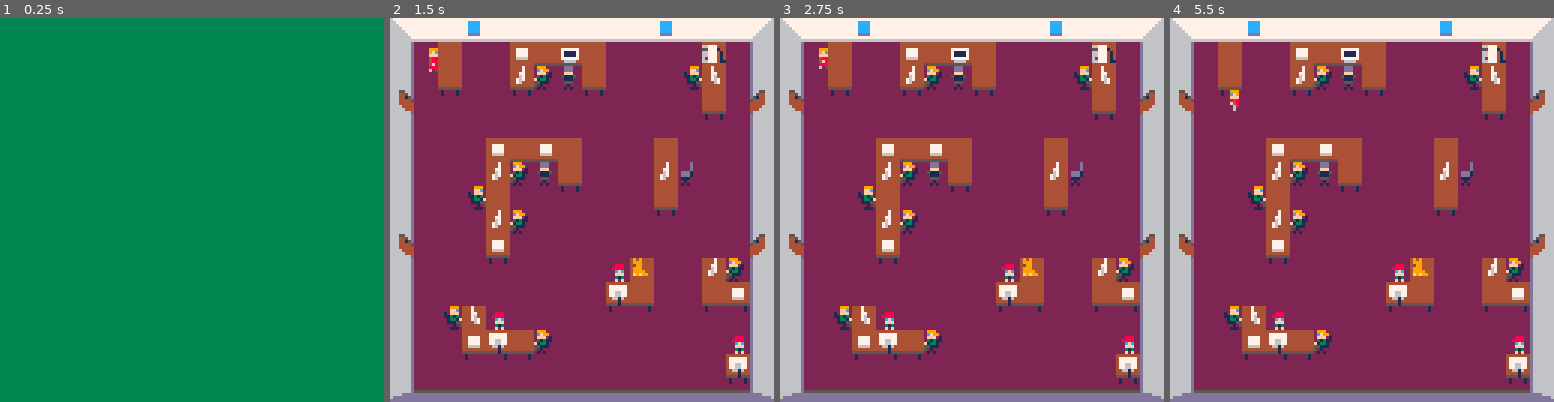
Above: before the commit, frames 1-4 (left to right).
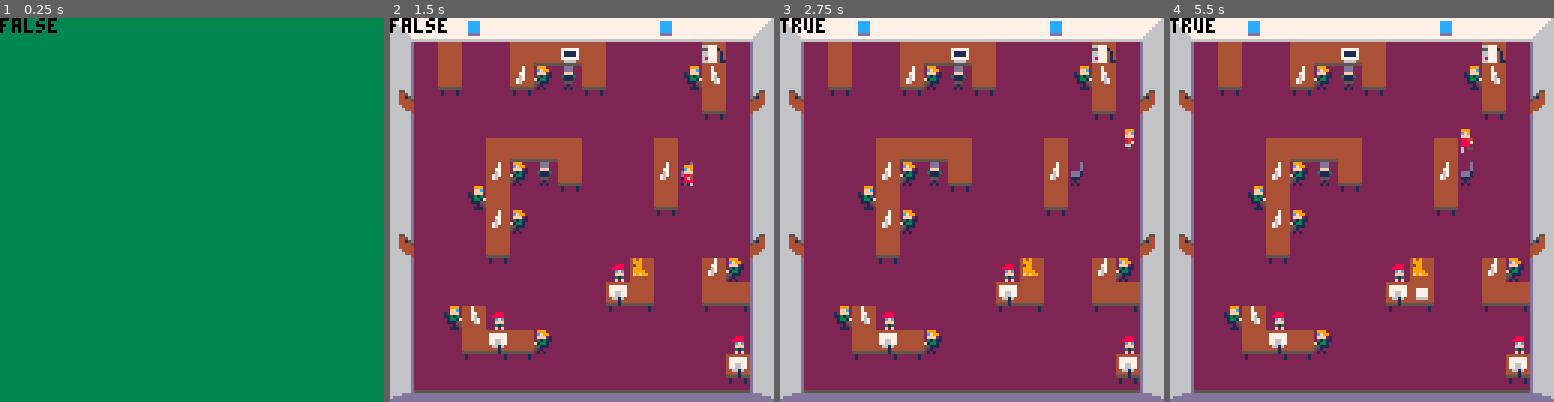
Above: after the commit, the same moments.

Repository: Speedphoenix/Summon-the-Intern
Game: PICO-8 cartridge summonTheIntern.p8
Two runs of this game, one before a commit and one after it. Both use one fixed random seed, a clock stepped at 60 frames per second and the inputs below.
Inputs:
- Up to frame 1 (0.25 s): no input
- Up to frame 2 (1.5 s): tap X (X key) at 0.33, 1.07 s; tap O (Z key) at 0.7 s
- Up to frame 3 (2.75 s): hold Right 1.6-2.1 s; tap O (Z key) at 1.7, 2.1, 2.5 s; tap X (X key) at 1.85 s; hold Up 2.15-2.42 s; hold Right from 2.47 s (still down)
- Up to frame 4 (5.5 s): tap O (Z key) every 0.4 s from 2.9 to 5.3 s; tap X (X key) at 2.97, 4.08, 5.2 s; release Right at 3.03 s; hold Left 3.08-3.58 s; hold Down 3.63-3.97 s; hold Right 4.02-4.68 s; hold Up 4.73-5.03 s; hold Left from 5.08 s (still down)

The runs differ from the first frame. In frame 1, 0.3% of the frame differs, in the area x 0-15%, y 0-4%; in frame 2, 1.1%; in frame 3, 1.0%; in frame 4, 1.2%, in the area x 0-93%, y 0-86%.

Commit message:
Code (First after re-swapping roles)

Diff:
--- a/summonTheIntern.p8
+++ b/summonTheIntern.p8
@@ -6,10 +6,17 @@
 	mode = "start"
 	sqrt_inv_2 = 1 / sqrt(2)
 
-		player = {
+	startx, starty = find_tile(32)
+	startx *= 8
+	starty *= 8
+
+	paper_sp = 58
+	interact_distance_sq = 8 * 8
+
+	player = {
 		sp = 1,
-		x = 10,
-		y = 10,
+		x = startx,
+		y = starty,
 		h = 8,
 		w = 8,
 		dx = 0,
@@ -17,20 +24,33 @@
 		acc = 1,
 		fric = .1,
 		max_d = 1.5,
-		spd = 2,
-		flipx = false,
+		flipx = true,
 		running = false,
-		}
-
-
-		-- variables anim
-		anim_play=0
-  anim_spd=2
-  fstart=1
-  fend=4
-		player_frames={1,2,3,4,5,6,7} --idle 1,2,3 run : 1,2,3,4,5
-
-
+
+		carrying = 0,
+
+		anim_acc = 0,
+	 anim_delay = 6,
+	 anim_run_delay = 2,
+	 anim_frame = 0,
+
+	 idle_frames = {1, 2, 3},
+	 run_frames = {4, 5, 6, 7},
+	}
+
+	summoners = find_flags(1)
+	for i, s in ipairs(summoners) do
+		s.anim_acc = 0
+	 s.anim_delay = 3
+	 s.anim_frame = 0
+	 s.idle_frames = { s.sp }
+	 s.flipx = false
+	 s.stackx = -1
+	 s.stacky = -1
+	 s.x = s.tx * 8
+	 s.y = s.ty * 8
+		mset(s.tx, s.ty, 0)
+	end
 end
 
 
@@ -51,8 +71,17 @@
 	elseif mode == "start" then draw_start()
 	elseif mode == "end" then draw_end() end
 
---	print(mode)
-
+	print(player.running, 0, 0, 0)
+--	for index, s in ipairs(summoners) do
+--
+--		print("".. index .. " " .. s.stackx .. " " .. s.stacky)
+--	end
+--	if lastsummonable != nil then
+--		print(lastsummonable.stackx)
+--	else
+--		print(nil)
+--	end
+--	print(last_t)
 end
 
 
@@ -83,11 +112,9 @@
 		ldy *= sqrt_inv_2
 	end
 
-	if player.dx != 0 or player.dy != 0 then
-		print("running")
+	if ldx != 0 or ldy != 0 then
 	 player.running = true
 	else
-		print("not running")
 	 player.running = false
  end
 
@@ -118,6 +145,19 @@
 
  player.x += player.dx
  player.y += player.dy
+
+ -- check interactions
+ if btn(🅾️) then
+ 	for i, s in ipairs(summoners) do
+ 		local distx = s.x - player.x
+ 		local disty = s.y - player.y
+ 		local distsq = distx * distx + disty * disty
+ 		if s.stackx >= 0
+ 			and distsq <= interact_distance_sq then
+				dointeract(s)
+ 		end
+ 	end
+ end
 
      --check collision
     if player.dx>0 then
@@ -193,43 +233,67 @@
 
 end
 
-function startgame()
-
-	 		player.x = 10
-			 player.y = 10
-
-end
-
 
 function anim_player(obj)
 
-     -- animation player
- anim_play-=1
-
- if anim_play<=0 then --si anim_play atteint 0, reset compteur a rebour a anim_spd
-  anim_play=anim_spd
-  obj.sp+=1
- end
-
- if obj.sp>fend then
-  obj.sp=fstart
- end
-
- if obj.sp<fstart then
-  obj.sp=fstart
- end
-
-
-  --anim tree 1-2-3 idle, 4,5,6,7,8
-
+	local frames = obj.idle_frames
+	local delay = obj.anim_delay
  if obj.running then
-  fstart=4 fend=7 anim_spd=3
- else fstart=1 fend=3 anim_spd=6
- end
-
-end
--->8
--- update start
+ 	frames = obj.run_frames
+ 	delay = obj.anim_run_delay
+ end
+
+	obj.anim_acc -= 1
+ if obj.anim_acc <= 0 then --si anim_play atteint 0, reset compteur a rebour a anim_spd
+  obj.anim_acc = obj.anim_delay
+  obj.anim_frame += 1
+ end
+
+ if obj.anim_frame > count(frames) then
+  obj.anim_frame = 1
+ end
+ obj.sp = frames[obj.anim_frame]
+end
+
+function find_tile(n)
+	for i = 0, 16 do
+		for j = 0, 16 do
+			if mget(i, j) == n then
+				return i, j
+			end
+		end
+	end
+	return nil
+end
+
+function find_flags(f)
+	local ret = {}
+	for i = 0, 16 do
+		for j = 0, 16 do
+			local t = mget(i, j)
+			if fget(t, f) then
+				add(ret, {
+					tx = i,
+					ty = j,
+					sp = t,
+				})
+			end
+		end
+	end
+	return ret
+end
+
+function shuffle(arr)
+	local len = count(arr)
+	for i = 0, (len - 2) do
+		local r = 1 + flr(rnd(len - i))
+		local inter = arr[len - i]
+		arr[len - i] = arr[r]
+		arr[r] = inter
+	end
+end
+-->8
+-- update main menu
 
 function update_start()
 
@@ -245,18 +309,71 @@
 -- update game
 
 function update_game()
-
-
-
  if btnp(❎) and btnp(🅾️)
  then mode="end" end
 
  update_player()
+ update_summons()
  anim_player(player)
-
-end
--->8
--- update end
+ for i, s in ipairs(summoners) do
+ 	anim_player(s)
+ end
+
+end
+
+
+function startgame()
+	player.x = startx
+	player.y = starty
+
+	summon_delay = 150
+	next_summon = summon_delay
+end
+
+function get_summonable()
+	for index, s in ipairs(summoners) do
+		if s.stackx < 0 then
+			for i = -1, 1 do
+				for j = -1, 1 do
+					if i == 0 and j == 0 then
+					else
+						local t = mget(s.tx + i, s.ty + j)
+						local deco = mget(s.tx + i + 16, s.ty + j)
+						if fget(t, 2) and deco <= 0 then
+							s.stackx = s.tx + i
+							s.stacky = s.ty + j
+							return s
+						end
+					end
+				end
+			end
+		end
+	end
+	return nil
+end
+
+function update_summons()
+	next_summon -= 1
+	if next_summon <= 0 then
+		next_summon = summon_delay
+		shuffle(summoners)
+		local s = get_summonable()
+		lastsummonable = s
+		if s != nil then
+			mset(s.stackx + 16, s.stacky, paper_sp)
+		end
+	end
+end
+
+function dointeract(s)
+	player.carrying += 1
+	mset(s.stackx + 16, s.stacky, 0)
+	s.stackx = -1
+	s.stacky = -1
+end
+
+-->8
+-- update end menu
 
 function update_end()
 
@@ -265,7 +382,7 @@
 
 end
 -->8
--- draw start
+-- draw main menu
 
 function draw_start()
 
@@ -280,10 +397,24 @@
 	cls(2)
 	map(0,0)
 	map(16,0)
-	spr(player_frames[player.sp],player.x,player.y,1,1,player.flipx)
-end
--->8
--- draw end
+
+	for i, s in ipairs(summoners) do
+		draw_entity(s)
+	end
+
+	draw_entity(player)
+end
+
+function draw_entity(obj)
+		spr(obj.sp, obj.x, obj.y, 1, 1, obj.flipx)
+		if obj.carrying != nil and obj.carrying > 0 then
+			for i = 0, obj.carrying do
+				spr(paper_sp, obj.x + 3, obj.y + 2 - i * 3)
+			end
+		end
+end
+-->8
+-- draw end menu
 
 function draw_end()
 	cls(8)
@@ -355,22 +486,22 @@
 000000000000000000000000000000000000000000000000000000000000000000000000000000000000000000000000000000006dddddddddddddddddddddd6
 00000000000000000000000000000000000000000000000000000000000000000000000000000000000000000000000000000000dddddddddddddddddddddddd
 __gff__
-0000000000000000000000000000000000020200000000000000000000000000000202000000000000000000000000000000000000000000000004000000000001010000000101000000000001010101010000000000000000000000000101010000000000000000000000000001000100000000000000000000000000010101
+0000000000000000000000000000000000020200000000000000000000000000000202000000000000000000000000000000000000000000000000000000000005050000000101000000000001010101050000000000000000000000000101010000000000000000000000000001000100000000000000000000000000010101
 0000000000000000000000000000000000000000000000000000000000000000000000000000000000000000000000000000000000000000000000000000000000000000000000000000000000000000000000000000000000000000000000000000000000000000000000000000000000000000000000000000000000000000
 __map__
 4d4e4e4c4e4e4e4e4e4e4e4c4e4e4e4f10101010000010101010101000001010000000000000000000000000000000000000000000000000000000000000000000000000000000000000000000000000000000000000000000000000000000000000000000000000000000000000000000000000000000000000000000000000
-5d00400000404141400000000040005f10000000003a00360000000010450010000000000000000000000000000000000000000000000000000000000000000000000000000000000000000000000000000000000000000000000000000000000000000000000000000000000000000000000000000000000000000000000000
+5d00400000404141400000000040005f10000000000000360000000010450010000000000000000000000000000000000000000000000000000000000000000000000000000000000000000000000000000000000000000000000000000000000000000000000000000000000000000000000000000000000000000000000000
 5d00500000501222500000001140005f10000000003500000000000000370010000000000000000000000000000000000000000000000000000000000000000000000000000000000000000000000000000000000000000000000000000000000000000000000000000000000000000000000000000000000000000000000000
 6d00420000420000420000000050006f10000000000000000000000000000010000000000000000000000000000000000000000000000000000000000000000000000000000000000000000000000000000000000000000000000000000000000000000000000000000000000000000000000000000000000000000000000000
 5d00000000000000000000000042005f10000000000000000000000000000010000000000000000000000000000000000000000000000000000000000000000000000000000000000000000000000000000000000000000000000000000000000000000000000000000000000000000000000000000000000000000000000000
-5d00000040414140000000400000005f100000003a003a000000000000000010000000000000000000000000000000000000000000000000000000000000000000000000000000000000000000000000000000000000000000000000000000000000000000000000000000000000000000000000000000000000000000000000
+5d00000040414140000000400000005f10000000000000000000000000000010000000000000000000000000000000000000000000000000000000000000000000000000000000000000000000000000000000000000000000000000000000000000000000000000000000000000000000000000000000000000000000000000
 5d00000040122250000000402000005f10000000350000000000003500000010000000000000000000000000000000000000000000000000000000000000000000000000000000000000000000000000000000000000000000000000000000000000000000000000000000000000000000000000000000000000000000000000
 5d00001140000042000000500000005f10000000000000000000000000002c10000000000000000000000000000000000000000000000000000000000000000000000000000000000000000000000000000000000000000000000000000000000000000000000000000000000000000000000000000000000000000000000000
 5d00000040120000000000420000005f10000000350000000000000000000010000000000000000000000000000000000000000000000000000000000000000000000000000000000000000000000000000000000000000000000000000000000000000000000000000000000000000000000000000000000000000000000000
-6d00000050000000000000000000006f100000003a0000000000000000000010000000000000000000000000000000000000000000000000000000000000000000000000000000000000000000000000000000000000000000000000000000000000000000000000000000000000000000000000000000000000000000000000
+6d00000050000000000000000000006f10000000000000000000000000000010000000000000000000000000000000000000000000000000000000000000000000000000000000000000000000000000000000000000000000000000000000000000000000000000000000000000000000000000000000000000000000000000
 5d00000042000000002140000040125f100000000000000000001c0000350010000000000000000000000000000000000000000000000000000000000000000000000000000000000000000000000000000000000000000000000000000000000000000000000000000000000000000000000000000000000000000000000000
-5d00000000000000005050000050505f10000000000000000038000000003a10000000000000000000000000000000000000000000000000000000000000000000000000000000000000000000000000000000000000000000000000000000000000000000000000000000000000000000000000000000000000000000000000
+5d00000000000000005050000050505f10000000000000000038000000000010000000000000000000000000000000000000000000000000000000000000000000000000000000000000000000000000000000000000000000000000000000000000000000000000000000000000000000000000000000000000000000000000
 5d00114021000000005152000051525f10000037000000000000000000000010000000000000000000000000000000000000000000000000000000000000000000000000000000000000000000000000000000000000000000000000000000000000000000000000000000000000000000000000000000000000000000000000
-5d00004141411200000000000000215f1000003a383900000000000000000010000000000000000000000000000000000000000000000000000000000000000000000000000000000000000000000000000000000000000000000000000000000000000000000000000000000000000000000000000000000000000000000000
+5d00004141411200000000000000215f10000000383900000000000000000010000000000000000000000000000000000000000000000000000000000000000000000000000000000000000000000000000000000000000000000000000000000000000000000000000000000000000000000000000000000000000000000000
 5d00005152520000000000000000505f10000000000000000000000000003810000000000000000000000000000000000000000000000000000000000000000000000000000000000000000000000000000000000000000000000000000000000000000000000000000000000000000000000000000000000000000000000000
 7d7e7e7e7e7e7e7e7e7e7e7e7e7e7e7f10101010101010101010101010104210000000000000000000000000000000000000000000000000000000000000000000000000000000000000000000000000000000000000000000000000000000000000000000000000000000000000000000000000000000000000000000000000
